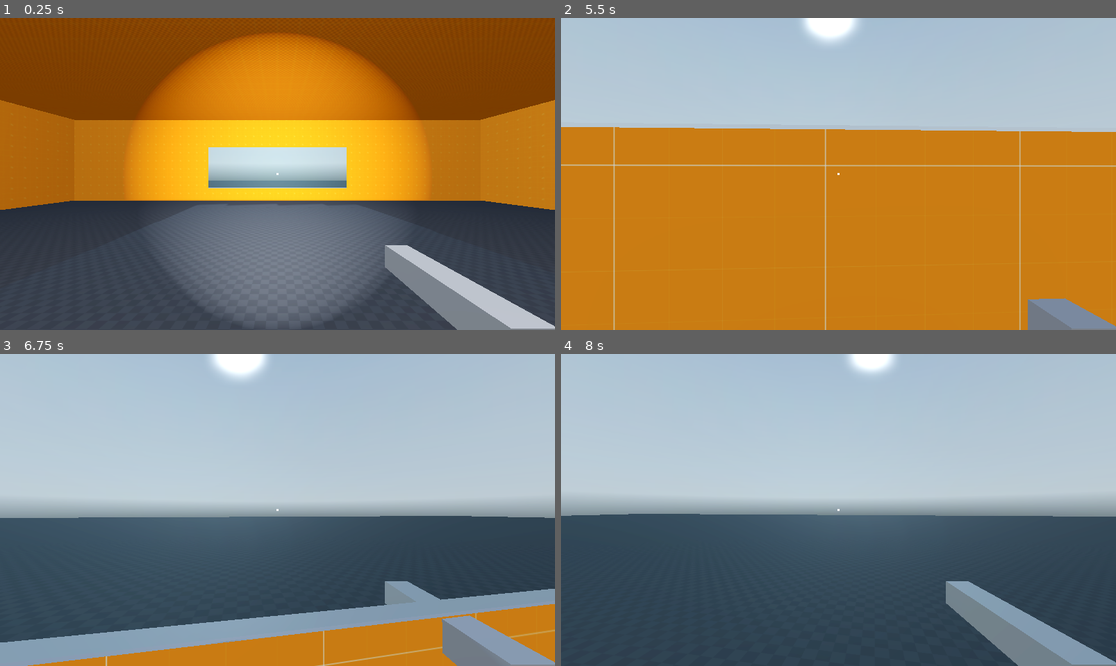
Above: before the commit, frames 1-4 (two rows, left to right).
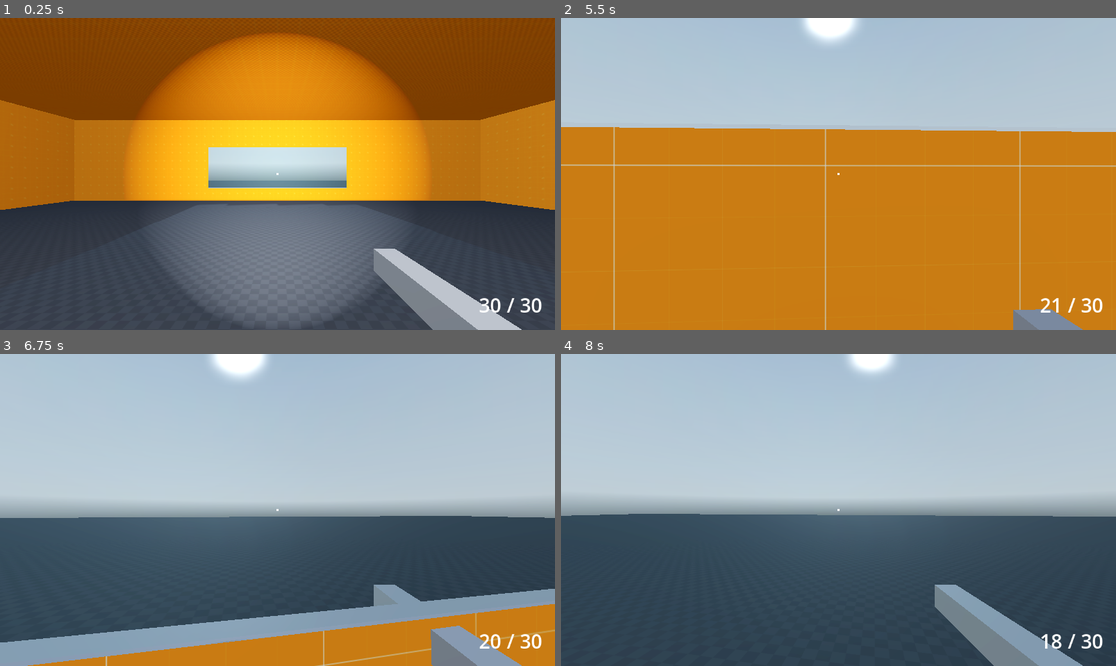
Above: after the commit, the same moments.

Repository: blakenuova/hoarder
Game: Godot game, scene res://Scenes/Levels/safe_zone.tscn
Two runs of this game, one before a commit and one after it. Both use one fixed random seed, a clock stepped at 60 frames per second and the inputs below. A sky picture missing from this copy of the repository is replaced by a grey-blue gradient.
Inputs (mouse positions are in pixels of both pictures, inside the frame that each line leads up to):
- Up to frame 1 (0.25 s): no input
- Up to frame 2 (5.5 s): move the mouse to (866, 174) at 0.52 s; press the mouse at (866, 174) at 0.53 s; hold W (move_forward) from 0.53 s (still down); tap Space (jump) at 0.77, 1.52, 3.02, 3.77, 4.52 s; move the mouse to (810, 174) at 1.27 s; release the mouse at (810, 174) at 1.28 s; tap Ctrl (crouch) at 1.35 s; click (810, 174) at 1.55 s; move the mouse to (849, 167) at 2.02 s; press the mouse at (849, 167) at 2.03 s; move the mouse to (832, 180) at 2.77 s; release the mouse at (832, 180) at 2.78 s; tap F (flashlight) at 2.85 s; click (832, 180) at 3.05 s; move the mouse to (877, 177) at 3.52 s; press the mouse at (877, 177) at 3.53 s; tap E (interact) at 3.6 s; move the mouse to (794, 170) at 4.27 s; release the mouse at (794, 170) at 4.28 s; tap Z (prone) at 4.35 s; click (794, 170) at 4.55 s; move the mouse to (844, 174) at 5.02 s; hold Shift (run) from 5.03 s (still down); click (844, 174) at 5.3 s
- Up to frame 3 (6.75 s): move the mouse to (255, 503) at 5.77 s; release W (move_forward) at 5.78 s; release Shift (run) at 5.78 s; hold D (move_right) 5.78-6.53 s; click (255, 503) at 5.85 s; tap Space (jump) at 6.02 s; tap Enter at 6.5 s; move the mouse to (305, 510) at 6.52 s; hold W (move_forward) from 6.53 s (still down); hold Ctrl (crouch) from 6.53 s (still down)
- Up to frame 4 (8 s): keep holding W (move_forward); tap Space (jump) at 6.77, 7.52 s; click (866, 510) at 6.8 s; move the mouse to (810, 510) at 7.27 s; release Ctrl (crouch) at 7.28 s; click (810, 510) at 7.35 s

The runs differ from the first frame. In frame 1, 3.5% of the frame differs, in the area x 67-100%, y 72-100%; in frame 2, 1.3%; in frame 3, 2.4%; in frame 4, 3.5%.

Commit message:
Add ammo UI and improve weapon shooting logic
Introduced an ammo display to the HUD and connected weapon ammo changes to the UI. Refactored weapon aiming to use a dedicated AimRay assigned by the player script, added detailed hit detection and debug output, and exposed weapon parameters in the player scene. Also added a dummy enemy to the safe zone for testing.

Diff:
--- a/Scenes/Levels/safe_zone.tscn
+++ b/Scenes/Levels/safe_zone.tscn
@@ -69,6 +69,10 @@
 
 [sub_resource type="BoxShape3D" id="BoxShape3D_r6koe"]
 
+[sub_resource type="CapsuleMesh" id="CapsuleMesh_nv2pg"]
+
+[sub_resource type="CapsuleShape3D" id="CapsuleShape3D_ugwsj"]
+
 [node name="Safe_zone" type="Node3D"]
 
 [node name="Environment" type="Node" parent="."]
@@ -231,3 +235,15 @@
 
 [node name="Flashlight" parent="." instance=ExtResource("11_nv2pg")]
 transform = Transform3D(1, 0, 0, 0, 1, 0, 0, 0, 1, -5.564266, 1.5622956, 0)
+
+[node name="Node" type="Node" parent="."]
+
+[node name="DummyTest1" type="StaticBody3D" parent="Node" groups=["Enemy"]]
+transform = Transform3D(1, 0, 0, 0, 1, 0, 0, 0, 1, -12, 1, 0)
+
+[node name="Mesh" type="MeshInstance3D" parent="Node/DummyTest1"]
+mesh = SubResource("CapsuleMesh_nv2pg")
+skeleton = NodePath("../..")
+
+[node name="CollisionShape3D" type="CollisionShape3D" parent="Node/DummyTest1"]
+shape = SubResource("CapsuleShape3D_ugwsj")
--- a/Scenes/Player/player.tscn
+++ b/Scenes/Player/player.tscn
@@ -33,7 +33,10 @@
 [node name="WeaponHolder" type="Node3D" parent="Head/Camera3D"]
 
 [node name="Blaster" parent="Head/Camera3D/WeaponHolder" instance=ExtResource("3_jlvik")]
-transform = Transform3D(1, 0, 0, 0, 1, 0, 0, 0, 1, 0.53896165, -0.3733548, -0.6760826)
+transform = Transform3D(1, 0, 0, 0, 1, 0, 0, 0, 1, 0.5, -0.4, -0.7)
+damage = 10
+max_ammo = 30
+fire_rate = 0.5
 
 [node name="InteractRay" type="RayCast3D" parent="Head/Camera3D"]
 target_position = Vector3(0, 0, -1.2)
@@ -49,6 +52,9 @@
 [node name="Flashlight_audio" type="AudioStreamPlayer3D" parent="Head/Camera3D/Flashlight"]
 stream = ExtResource("3_htcer")
 volume_db = -45.549
+
+[node name="AimRay" type="RayCast3D" parent="Head/Camera3D"]
+target_position = Vector3(0, 0, -100)
 
 [node name="MeshInstance3D" type="MeshInstance3D" parent="."]
 mesh = SubResource("CapsuleMesh_tugb3")
--- a/Scenes/UI/hud.tscn
+++ b/Scenes/UI/hud.tscn
@@ -42,3 +42,19 @@
 offset_bottom = 2.0
 grow_horizontal = 2
 grow_vertical = 2
+
+[node name="AmmoLabel" type="Label" parent="."]
+layout_mode = 1
+anchors_preset = 3
+anchor_left = 1.0
+anchor_top = 1.0
+anchor_right = 1.0
+anchor_bottom = 1.0
+offset_left = -70.0
+offset_top = -46.0
+offset_right = -27.0
+offset_bottom = -23.0
+grow_horizontal = 0
+grow_vertical = 0
+theme_override_font_sizes/font_size = 41
+text = "30/30"
--- a/Scenes/Weapons/blaster.tscn
+++ b/Scenes/Weapons/blaster.tscn
@@ -7,10 +7,7 @@
 
 [node name="Blaster" type="Node3D"]
 script = ExtResource("1_s2cw2")
+fire_rate = 5.0
 
 [node name="MeshInstance3D" type="MeshInstance3D" parent="."]
 mesh = SubResource("BoxMesh_fsavt")
-
-[node name="RayCast" type="RayCast3D" parent="."]
-transform = Transform3D(1, 0, 0, 0, 1, 0, 0, 0, 1, 0, 0, -0.2)
-target_position = Vector3(0, 0, -100)
--- a/Scripts/Player/player.gd
+++ b/Scripts/Player/player.gd
@@ -36,6 +36,7 @@
 @onready var inventory: Inventory = $Inventory
 @onready var inventory_ui: Control = $CanvasLayer/InventoryUI
 @onready var weapon_holder: Node3D = $Head/Camera3D/WeaponHolder
+@onready var aim_ray: RayCast3D = $Head/Camera3D/AimRay
 
 
 # --------------- audio node ---------------
@@ -71,6 +72,16 @@
 	# Listen for Drop Request
 	inventory_ui.drop_item.connect(_on_drop_item)
 	inventory_ui.use_item.connect(_on_use_item)
+
+	# --- WEAPON CONNECTIONS ---
+	for child in weapon_holder.get_children():
+		if child is Weapon:
+			# 1. Give the weapon the Camera's Raycast
+			child.ray_cast = aim_ray
+
+			# 2. Connect signals
+			child.ammo_changed.connect(_on_ammo_changed)
+			hud.update_ammo(child.current_ammo, child.max_ammo)
 
 func _input(event):
 	# Toggle Inventory (Always allow this so we can close it!)
@@ -311,3 +322,9 @@
 			for child in weapon_holder.get_children():
 				if child.has_method("reload"):
 					child.reload()
+
+
+func _on_ammo_changed(new_amount):
+	# We assume max ammo is 30 for now, or you can get it from the weapon
+	# For a quick fix, just update the current number
+	hud.update_ammo(new_amount, 30)
--- a/Scripts/UI/hud.gd
+++ b/Scripts/UI/hud.gd
@@ -2,6 +2,7 @@
 
 @onready var prompt_label = $Label
 @onready var crosshair: ColorRect = $Crosshair
+@onready var ammo_label: Label = $AmmoLabel
 
 
 func update_prompt(text_message):
@@ -13,3 +14,7 @@
 
 func set_crosshair_color(color: Color):
 	crosshair.color = color
+
+func update_ammo(current, max_ammo):
+	# Format the text like "25 / 30"
+	ammo_label.text = str(current) + " / " + str(max_ammo)
--- a/Scripts/Weapons/weapon.gd
+++ b/Scripts/Weapons/weapon.gd
@@ -8,13 +8,19 @@
 @export var max_ammo: int = 30
 @export var fire_rate: float = 0.5
 
-@onready var ray_cast = $RayCast
+#@onready var ray_cast = $RayCast
+var ray_cast: RayCast3D # Assign this from Player Script
 
 var current_ammo: int
 var can_shoot = true
 
 func _ready():
 	current_ammo = max_ammo
+	# We wait for the player to assign the ray_cast.
+	# If the player forgets, we warn them.
+	await get_tree().process_frame
+	if not ray_cast:
+		print("WARNING: No AimRay assigned to weapon!")
 
 func shoot():
 	# 1. Check constraints
@@ -35,9 +41,29 @@
 	# Hit Detection
 	if ray_cast.is_colliding():
 		var target = ray_cast.get_collider()
+		var hit_point = ray_cast.get_collision_point()
+		var distance = global_position.distance_to(hit_point)
+
+		# Print detailed info
+		print("----------------")
+		print("HIT OBJECT: ", target.name)
+		print("DISTANCE: ", str(snapped(distance, 0.1)) + "m")
+
+		# Check if it has a specific class or group
+		if target.is_in_group("Enemy"):
+			print("TYPE: Enemy")
+		elif target is StaticBody3D:
+			print("TYPE: Wall/Floor")
+		elif target is RigidBody3D:
+			print("TYPE: Physics Object")
+
+		# Apply Damage
 		if target.has_method("take_damage"):
 			target.take_damage(damage)
-
+			print(">> Applied " + str(damage) + " damage!")
+		else:
+			print(">> Object takes no damage.")
+		print("----------------")
 	# 3. Cooldown
 	await get_tree().create_timer(fire_rate).timeout
 	can_shoot = true
--- a/project.godot
+++ b/project.godot
@@ -14,6 +14,10 @@
 run/main_scene="uid://yt416ssqoqfs"
 config/features=PackedStringArray("4.5", "Forward Plus")
 config/icon="res://Assets/icon.svg"
+
+[global_group]
+
+Enemy=""
 
 [input]
 
Not shown: 1 places in Scenes/Levels/safe_zone.tscn that only renumber resources
